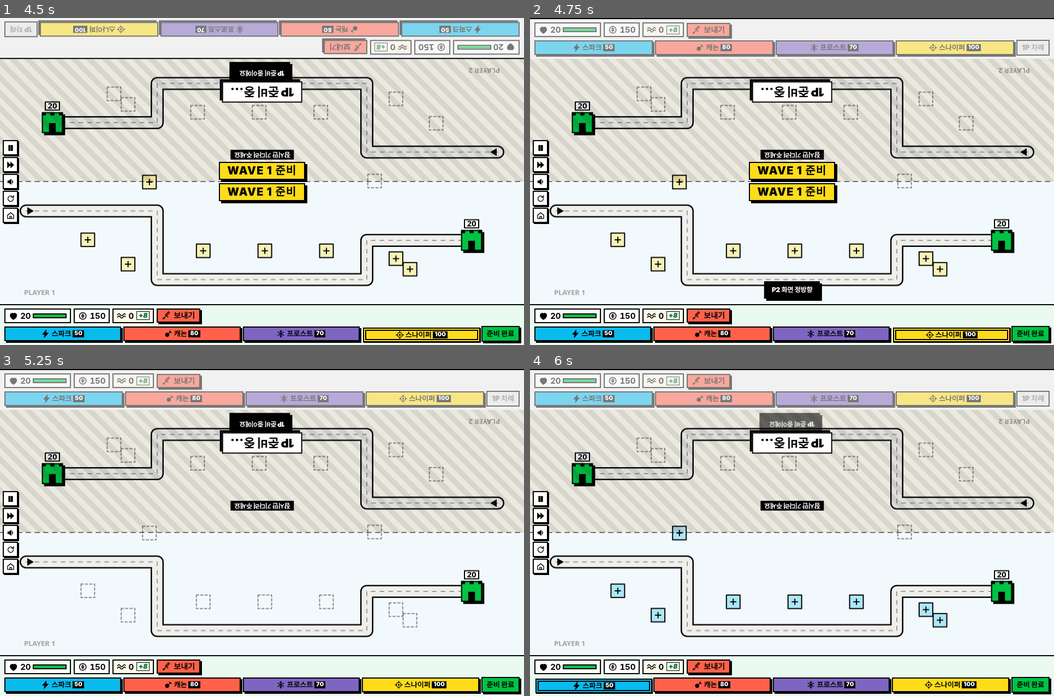
Above: before the commit, frames 1-4 (two rows, left to right).
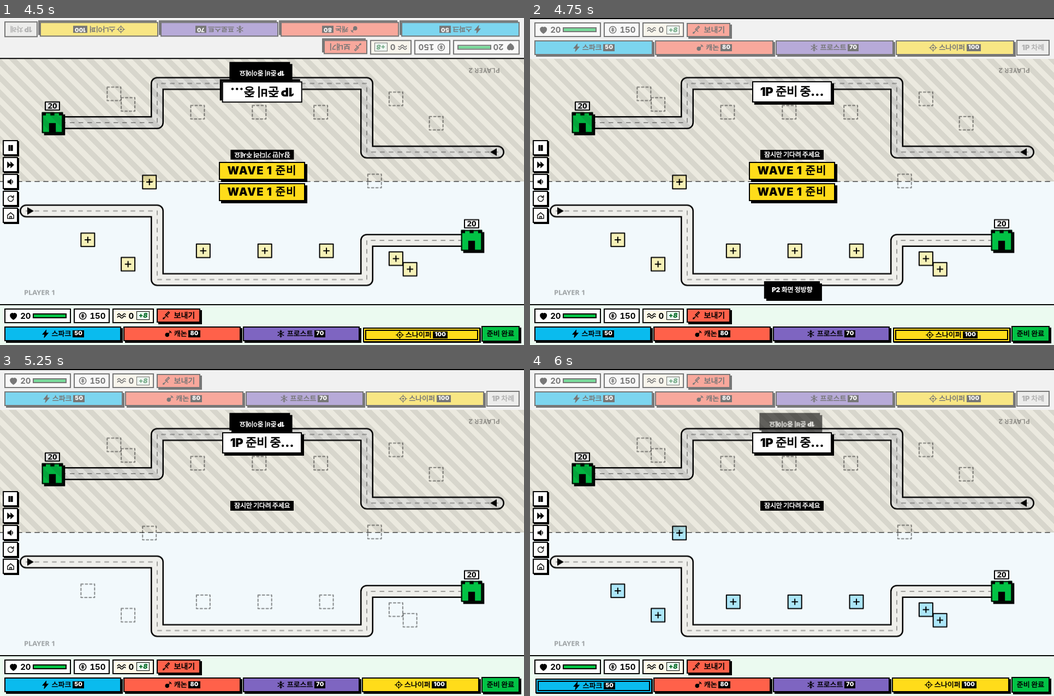
Above: after the commit, the same moments.

Repository: bmrgoodway/tower-defense
Game: browser game, page index.html
Same seed, same stepped clock (60 frames per second), same inputs: the game is played once before the commit and once after it.
Inputs (mouse positions are in pixels of both pictures, inside the frame that each line leads up to):
- Up to frame 1 (4.5 s): click (262, 181) at 0.27 s; click "SOLO" at 0.52 s; click (262, 191) at 1.07 s; click "캐논 80" at 1.27 s; click (157, 132) at 1.67 s; click "캐논 80" at 1.87 s; click (366, 119) at 2.27 s; click "⚡ 다음 웨이브 +2G" at 2.47 s; click (340, 217) at 2.87 s; click "메뉴" at 3.07 s; click (131, 243) at 3.47 s; click "1v1 맞대결 각자 기지(HP 20)를 지키고 상대에…" at 3.67 s; click (262, 132) at 4.07 s; click "스나이퍼 100" at 4.27 s
- Up to frame 2 (4.75 s): click "P2 회전" at 4.52 s; click (949, 194) at 4.67 s
- Up to frame 3 (5.25 s): click "1P 준비 중… 잠시만 기다려 주세요" at 4.77 s; click "스나이퍼 100" at 4.87 s
- Up to frame 4 (6 s): click (634, 532) at 5.27 s; click "스파크 50" at 5.47 s; click (739, 617) at 5.87 s

Frame 1 is identical in both runs. In frame 2, 0.8% of the frame differs, in the area x 41-59%, y 18-44%; in frame 3, 0.7%; in frame 4, 0.8%.

Commit message:
P2 회전을 끈 경우 준비 턴 잠금 문구도 정방향으로

Diff:
--- a/index.html
+++ b/index.html
@@ -88,6 +88,7 @@
   padding:5px 13px;font-weight:900;font-size:clamp(14px,4.2vw,22px);letter-spacing:-.01em;}
 .veil .lks{font-weight:900;font-size:clamp(9px,2.6vw,12px);color:#fff;background:#000;padding:2px 7px;}
 #lock2 .lk,#lock2 .lks{transform:rotate(180deg);}
+body.p2flat #lock2 .lk,body.p2flat #lock2 .lks{transform:none;}
 body.solo .veil{display:none !important;}
 body.solo .pv{display:none !important;}
 
@@ -1756,6 +1757,7 @@
   if(MODES[G.mode] && MODES[G.mode].solo) return;   // 솔로는 한 방향만 쓴다
   G.p2rot = !G.p2rot;
   bars[1].style.transform = G.p2rot ? 'rotate(180deg)' : 'none';
+  document.body.classList.toggle('p2flat', !G.p2rot);
   $('#mRot').classList.toggle('on', G.p2rot);
   toast(G.p2rot ? 'P2 화면 회전' : 'P2 화면 정방향');
 });
